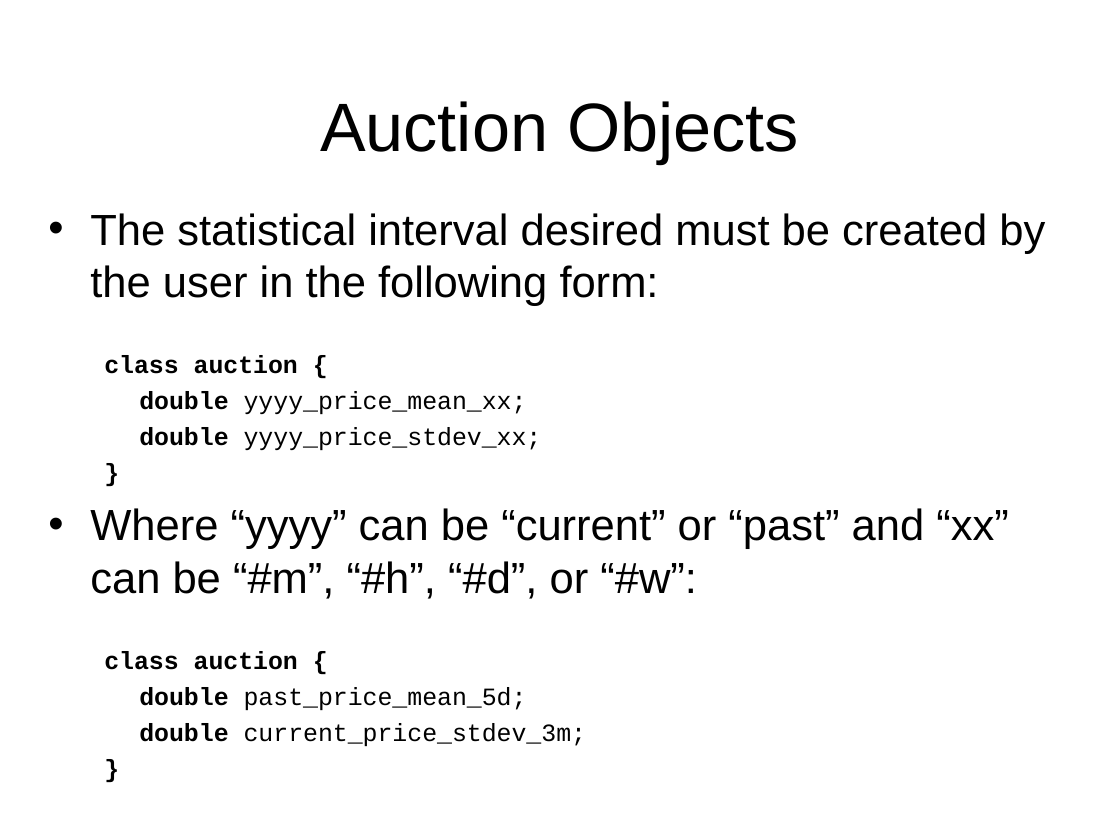
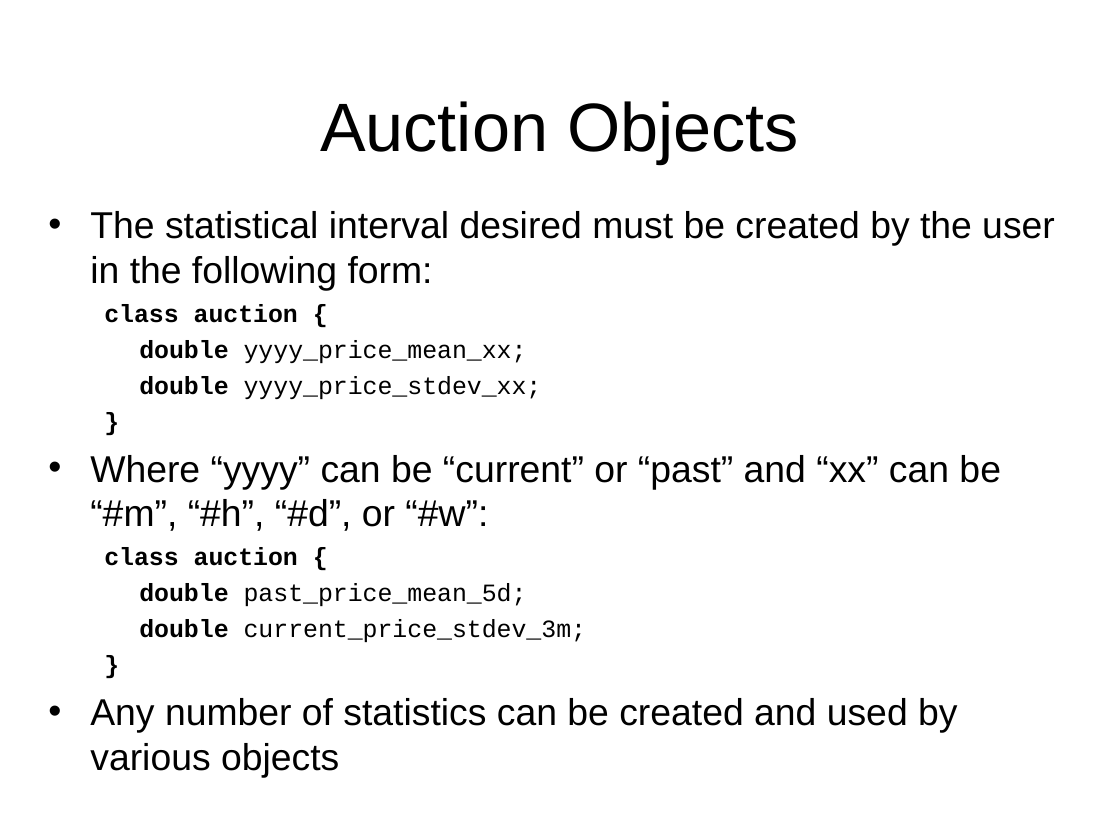
Before and after one commit to gridlab-d/course, a slide deck: slide 14 of FourDayCourse/5.1 - Market Module.ppt. Drawn at 1120x840 pixels with LibreOffice and Linux fonts; fonts in the diff are those of the drawing; background and template pictures are left out. Boxes give left, top, right and bottom in pixels: in the first picture for what was removed or moved away, otherwise in the second. Text is boxed around its words. In the diff, an @@ line names an element or a change of style, - is before the commit and + after.

```diff
--- a/FourDayCourse/5.1 - Market Module.ppt
+++ b/FourDayCourse/5.1 - Market Module.ppt
@@ text at (90,211,1055,531): size 28 to 24 pt in "The statistical interval desired must be created ...", "Where “yyyy” can be “current” or “past” ..."; less space between paragraphs @@
@@ text at (90,698,957,777): paragraph added @@
+• Any number of statistics can be created and used by various objects
```
Also in this commit, not shown: 7 other slides changed, 2 slides added, 12 other files.
